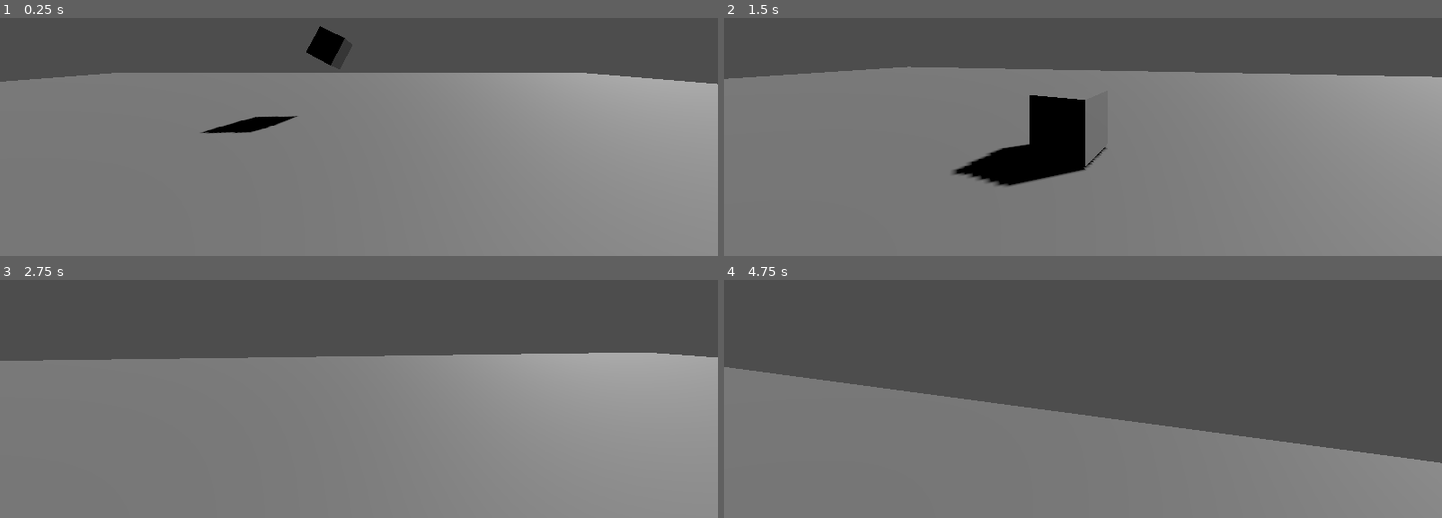
Above: before the commit, frames 1-4 (two rows, left to right).
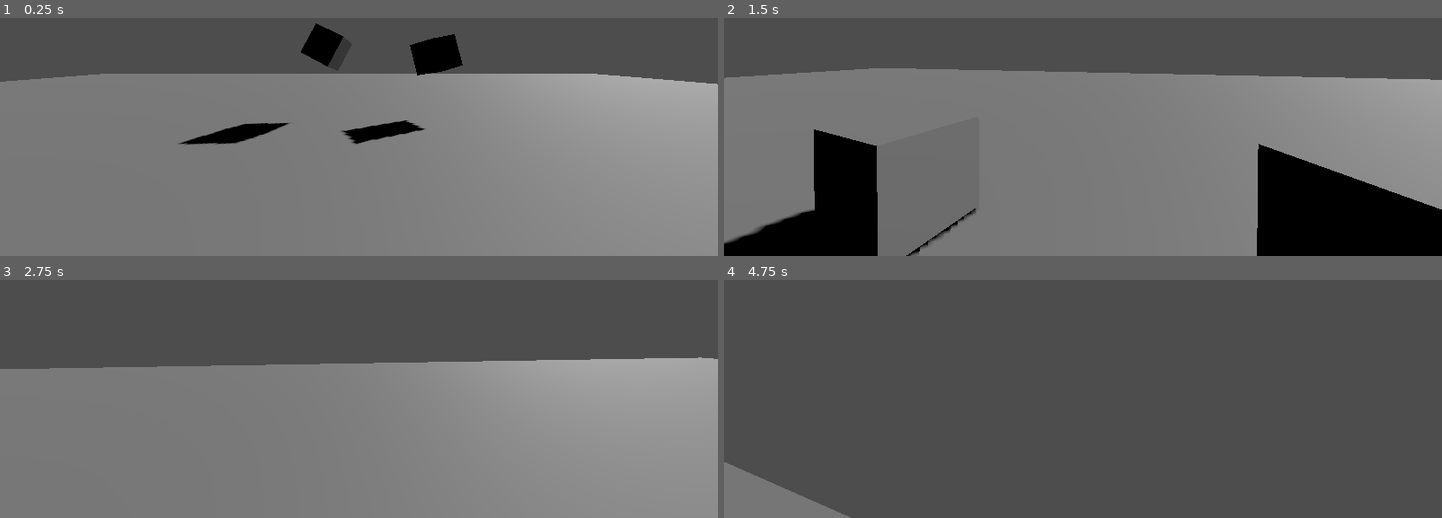
Above: after the commit, the same moments.

Repository: zenonet/GodotFirstPersonController
Game: Godot game, scene res://env.tscn
The game is run twice, just before and just after one commit, with the same random seed, the same clock (stepped at 60 frames per second) and the same inputs.
Inputs (mouse positions are in pixels of both pictures, inside the frame that each line leads up to):
- Up to frame 1 (0.25 s): no input
- Up to frame 2 (1.5 s): tap Enter (ui_accept) at 0.5, 0.77 s; move the mouse to (1118, 53) at 0.52 s; hold Shift (sprint, bound only after the commit) 0.53-1.28 s; hold W (forward) from 0.53 s (still down); move the mouse to (1047, 56) at 1.27 s; tap Shift (sprint, bound only after the commit) at 1.35 s
- Up to frame 3 (2.75 s): keep holding W (forward); tap Enter (ui_accept) at 1.52 s; move the mouse to (373, 308) at 2.02 s; hold Shift (sprint, bound only after the commit) from 2.03 s (still down)
- Up to frame 4 (4.75 s): keep holding W (forward); move the mouse to (1075, 322) at 2.77 s; release Shift (sprint, bound only after the commit) at 2.78 s; tap Shift (sprint, bound only after the commit) at 2.85, 4.35 s; tap Enter (ui_accept) at 3.02, 3.77, 4.52 s; move the mouse to (1133, 320) at 3.52 s; hold Shift (sprint, bound only after the commit) 3.53-4.28 s; move the mouse to (1025, 310) at 4.27 s

The runs differ from the first frame. In frame 1, 2.7% of the frame differs, in the area x 15-85%, y 2-54%; in frame 2, 19%; in frame 3, 2.9%; in frame 4, 41%, in the area x 0-100%, y 36-100%.

Commit message:
Made movement relative to direction and added sprinting

Diff:
--- a/FirstPersonController.gd
+++ b/FirstPersonController.gd
@@ -2,6 +2,7 @@
 
 
 const SPEED = 5.0
+const SPRINT_SPEED = 7.0
 const JUMP_VELOCITY = 4.5
 
 # Get the gravity from the project settings to be synced with RigidBody nodes.
@@ -17,16 +18,12 @@
 		get_tree().quit()
 
 func _input(event):
-	if event is InputEventMouseMotion:
+	if not event is  InputEventMouseMotion: return
 
-		rotation_degrees.y += -event.relative.x*mouse_sensitivity
-		var x = -event.relative.y*mouse_sensitivity
-		if $Camera.rotation_degrees.x+x>-50 and $Camera.rotation_degrees.x+x<50:
-			$Camera.rotation_degrees.x += x
-
-
-func get_body_forward():
-	return Vector3(cos(rotation.y), 0, sin(rotation.y))
+	rotation_degrees.y += -event.relative.x*mouse_sensitivity
+	var x = -event.relative.y*mouse_sensitivity
+	if $Camera.rotation_degrees.x+x>-50 and $Camera.rotation_degrees.x+x<50:
+		$Camera.rotation_degrees.x += x
 
 func _physics_process(delta):
 	# Add the gravity.
@@ -39,13 +36,19 @@
 
 	# Get the input direction and handle the movement/deceleration.
 	var input_dir = Input.get_vector("left", "right", "forward", "backward")
-	var direction = (Vector3(input_dir.x, 0, input_dir.y)).normalized()
-	print(get_body_forward())
+	var direction = Vector3(input_dir.x, 0, input_dir.y).rotated(Vector3.UP, rotation.y)
+
+	var speed
+	if Input.is_action_pressed("sprint"):
+		speed = SPRINT_SPEED
+	else:
+		speed = SPEED
+
 	if direction:
-		velocity.x = direction.x * SPEED
-		velocity.z = direction.z * SPEED
+		velocity.x = direction.x * speed
+		velocity.z = direction.z * speed
 	else:
-		velocity.x = move_toward(velocity.x, 0, SPEED)
-		velocity.z = move_toward(velocity.z, 0, SPEED)
+		velocity.x = move_toward(velocity.x, 0, speed)
+		velocity.z = move_toward(velocity.z, 0, speed)
 
 	move_and_slide()
--- a/env.tscn
+++ b/env.tscn
@@ -26,9 +26,17 @@
 
 [node name="CSGBox3D" type="CSGBox3D" parent="RigidBody3D"]
 
+[node name="RigidBody3D2" type="RigidBody3D" parent="."]
+transform = Transform3D(0.510956, 0.8285, -0.229154, 0.173331, 0.161803, 0.971481, 0.84195, -0.536103, -0.0609305, 3.43172, 2.29748, -6.1552)
+
+[node name="CollisionShape3D" type="CollisionShape3D" parent="RigidBody3D2"]
+shape = SubResource("BoxShape3D_avjgq")
+
+[node name="CSGBox3D" type="CSGBox3D" parent="RigidBody3D2"]
+
 [node name="DirectionalLight3D" type="DirectionalLight3D" parent="."]
 transform = Transform3D(0.635459, 0.482046, 0.603179, -2.30533e-08, -0.781183, 0.624302, 0.772135, -0.396718, -0.496409, 0, 4.98899, 0)
 shadow_enabled = true
 
-[node name="CharacterBody3D" parent="." instance=ExtResource("1_r5ank")]
-transform = Transform3D(1, 0, 0, 0, 1, 0, 0, 0, 1, 1, 1.64735, 3)
+[node name="Player" parent="." instance=ExtResource("1_r5ank")]
+transform = Transform3D(1, 0, 0, 0, 1, 0, 0, 0, 1, 1, 1.64735, 2.179)
--- a/project.godot
+++ b/project.godot
@@ -42,6 +42,11 @@
 "events": [Object(InputEventKey,"resource_local_to_scene":false,"resource_name":"","device":-1,"window_id":0,"alt_press …(182 unchanged characters)…
 ]
 }
+sprint={
+"deadzone": 0.5,
+"events": [Object(InputEventKey,"resource_local_to_scene":false,"resource_name":"","device":-1,"window_id":0,"alt_pressed":false,"shift_pressed":false,"ctrl_pressed":false,"meta_pressed":false,"pressed":false,"keycode":0,"physical_keycode":4194325,"key_label":0,"unicode":0,"echo":false,"script":null)
+]
+}
 
 [rendering]
 
Not shown, added: PlaEB33.tmp
Not shown, added: PlaF8C9.tmp
